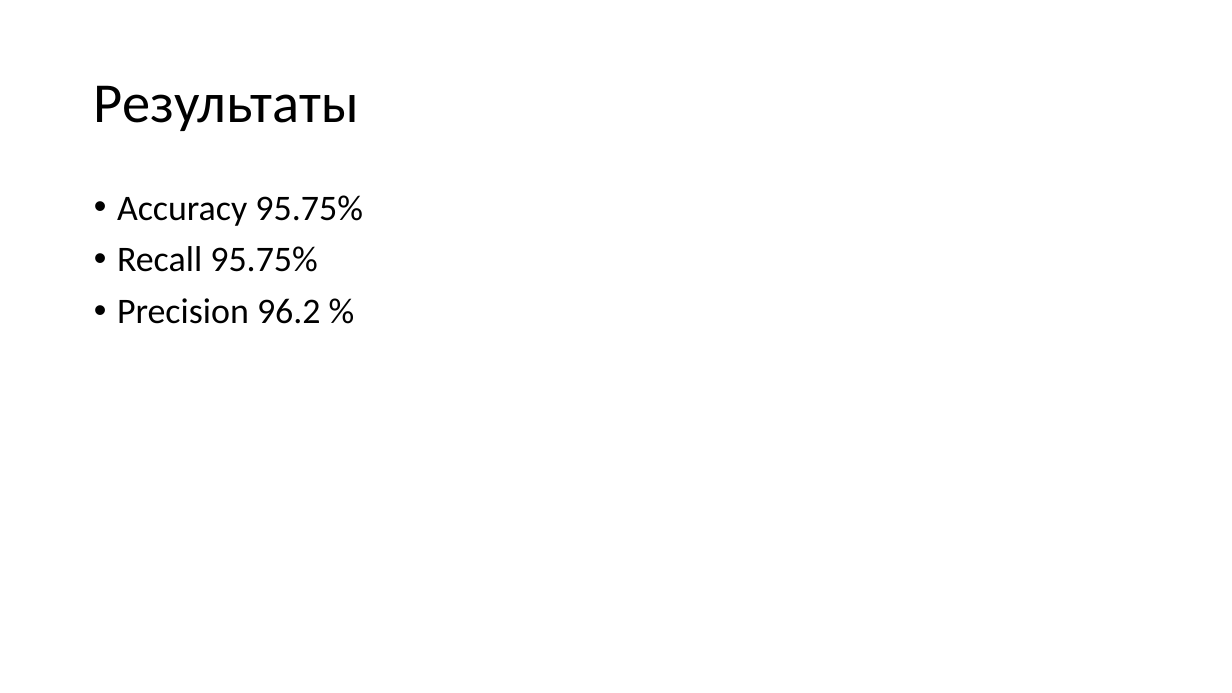
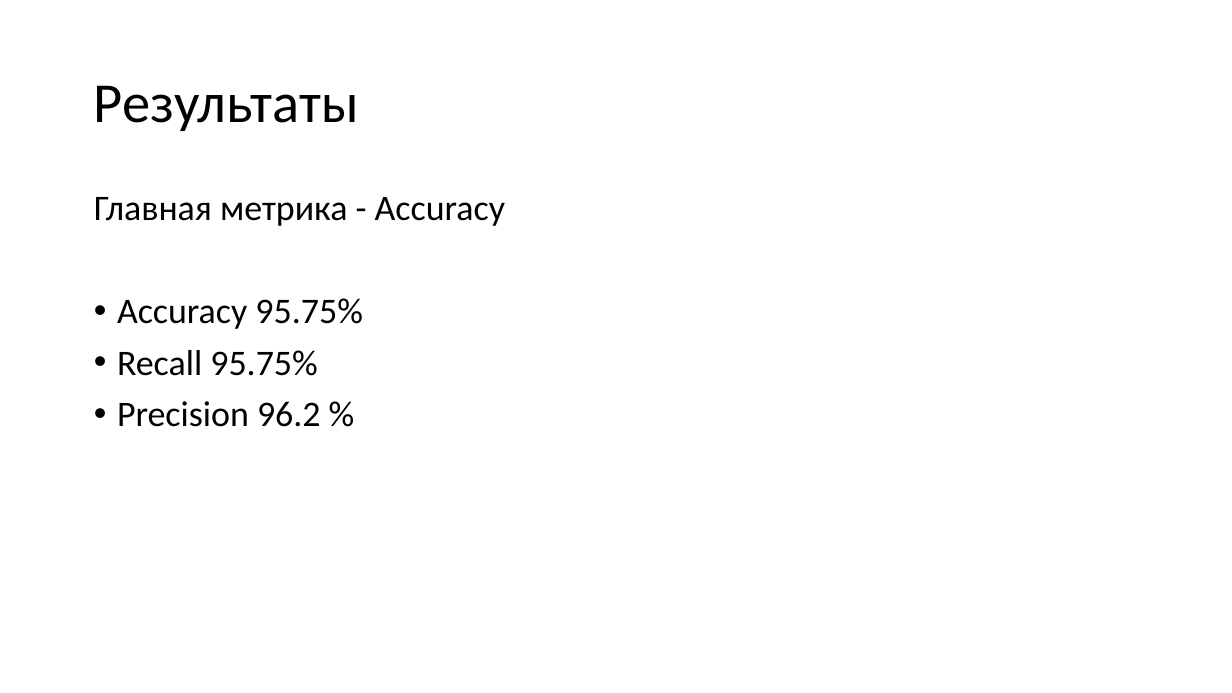
Before and after one commit to d768/ClassyBanana, a slide deck: slide 8 of data/presentation.pptx. Drawn at 1232x693 pixels with LibreOffice and Linux fonts; fonts in the diff are those of the drawing. Boxes give left, top, right and bottom in pixels: in the first picture for what was removed or moved away, otherwise in the second. Text is boxed around its words. In the diff, an @@ line names an element or a change of style, - is before the commit and + after.

```diff
--- a/data/presentation.pptx
+++ b/data/presentation.pptx
@@ text at <box>94,197,505,226</box>: paragraph added @@
+Главная метрика - Accuracy
```
Also in this commit, not shown: 6 other slides changed, 1 slide removed.
